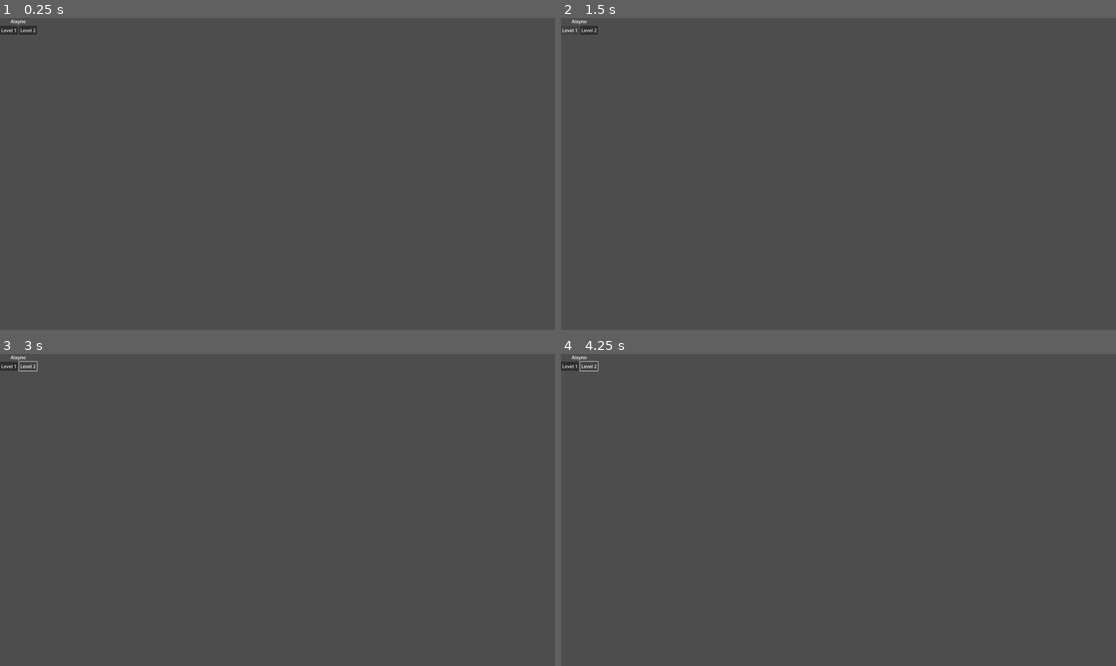
Above: before the commit, frames 1-4 (two rows, left to right).
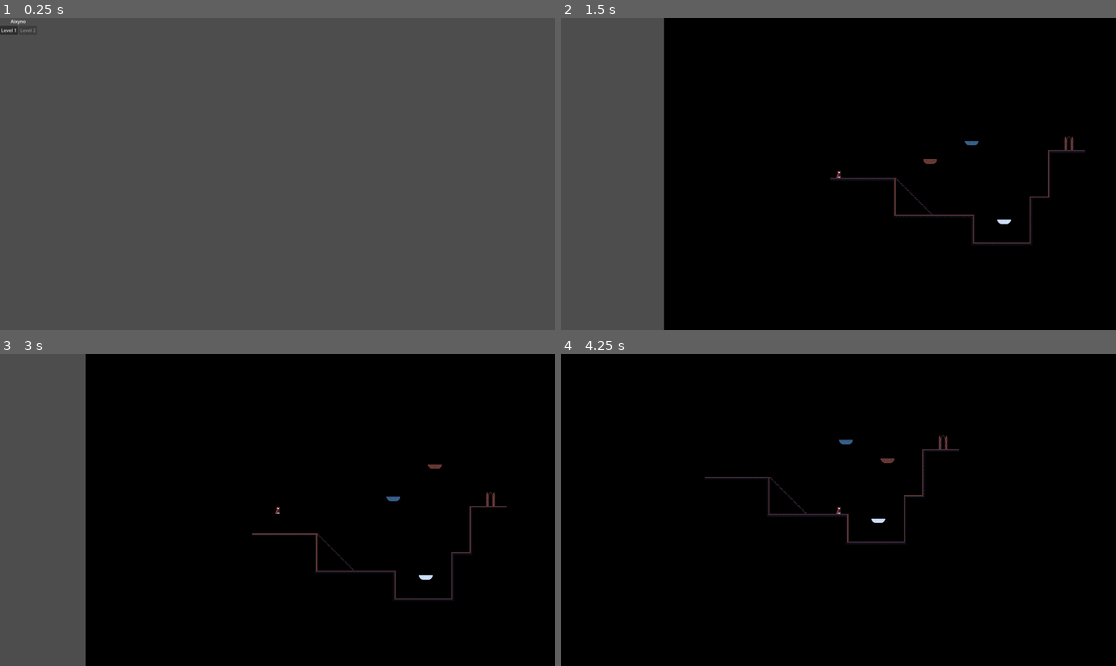
Above: after the commit, the same moments.

Repository: Pafnaffan/Mirror
Game: Godot game, scene res://scene/menu.tscn
Same seed, same stepped clock (60 frames per second), same inputs: the game is played once before the commit and once after it.
Inputs (mouse positions are in pixels of both pictures, inside the frame that each line leads up to):
- Up to frame 1 (0.25 s): no input
- Up to frame 2 (1.5 s): click "Level 1" at 0.5 s; click (572, 30) at 1.25 s, where only the run before the commit has a clickable "Level 1"
- Up to frame 3 (3 s): click (27, 366) at 2 s, where only the run before the commit has a clickable "Level 2"; tap Enter (ui_accept) at 2.75 s; hold Right (ui_right) from 2.78 s (still down); tap 3 (flip_diagonal) at 2.85 s
- Up to frame 4 (4.25 s): keep holding Right (ui_right); tap Enter (ui_accept) at 3.02, 3.77 s; tap 1 (flip_horizontal) at 3.6 s

The runs differ from the first frame. In frame 1, less than 0.1% of the frame differs, in the area x 3-7%, y 3-5%; in frame 2, 82%; in frame 3, 85%; in frame 4, 100%, in the area x 0-100%, y 0-100%.
Error before the commit: Parse Error: Value of type "int" cannot be assigned to a variable of type "WorldId". (res://level_manager.gd:9)

Commit message:
Made level 2 work

Diff:
--- a/mirror-onyxia/level_manager.gd
+++ b/mirror-onyxia/level_manager.gd
@@ -6,7 +6,7 @@
 func complete_level() -> void:
 	if current_level >= levels_unlocked:
 		levels_unlocked += 1
-	WorldManager.current_world = 0b00
+	WorldManager.current_world = WorldManager.WorldId.new()
 	go_to_next_level()
 
 func go_to_next_level() -> void:
@@ -16,7 +16,7 @@
 func go_to_level(level: int) -> void:
 	if level <= levels_unlocked:
 		current_level = level
-		WorldManager.current_world = 0b00
+		WorldManager.current_world = WorldManager.WorldId.new()
 		get_tree().change_scene_to_file("res://scene/platformer/platformer_level_" + str(level) + ".tscn")
 
 func go_to_menu() -> void:
--- a/mirror-onyxia/scene/platformer/platformer_level_2.tscn
+++ b/mirror-onyxia/scene/platformer/platformer_level_2.tscn
@@ -9,15 +9,23 @@
 
 [node name="TileMapPlatform_Original" parent="." index="1" unique_id=1613833232]
 tile_map_data = PackedByteArray("AAAUABQAAAANAAAAAAAVABQAAAAOAAAAAAAWABQAAAAPAAAAAAA=")
+select_axis = Array[int]([0, 1])
+select_axis_states = Array[bool]([false, false])
 
 [node name="TileMapPlatform_Horizontal" parent="." index="2" unique_id=753778054]
 tile_map_data = PackedByteArray("AAAUAAkAAAANAAAAAAAVAAkAAAAOAAAAAAAWAAkAAAAPAAAAAAA=")
+select_axis = Array[int]([0, 1])
+select_axis_states = Array[bool]([false, true])
 
 [node name="TileMapPlatform_Vertical" parent="." index="3" unique_id=389297498]
 tile_map_data = PackedByteArray("AAAmABQAAAANAAAAAAAnABQAAAAOAAAAAAAoABQAAAAPAAAAAAA=")
+select_axis = Array[int]([0, 1])
+select_axis_states = Array[bool]([true, false])
 
 [node name="TileMapPlatform_Diagonal" parent="." index="4" unique_id=1392982419]
 tile_map_data = PackedByteArray("AAAmAAkAAAANAAAAAAAoAAkAAAAPAAAAAAAnAAkAAAAOAAAAAAA=")
+select_axis = Array[int]([0, 1])
+select_axis_states = Array[bool]([true, true])
 
 [node name="onyxia_platformer" parent="." index="5" unique_id=339428091]
 position = Vector2(27, 369)
--- a/mirror-onyxia/script/platformer/platform.gd
+++ b/mirror-onyxia/script/platformer/platform.gd
@@ -1,27 +1,17 @@
 extends StaticBody2D
 
-enum WorldState {
-	ORIGINAL = 1,
-	VERTICAL = 2,
-	HORIZONTAL = 4,
-	DIAGONAL = 8,
-	ALWAYS = 15
-}
+@export var select_axis: Array[int] = []
+@export var select_axis_states: Array[bool] = []
 
-@export var world_mask: WorldState = WorldState.ALWAYS
+var world_mask: WorldManager.WorldsSet = WorldManager.WorldsSet.from_axis_lists(select_axis, select_axis_states)
 
 func _ready() -> void:
 	add_to_group("platforms")
 	WorldManager.world_changed.connect(update_state)
 	update_state(WorldManager.current_world)
 
-func update_state(new_world: int):
-	match world_mask:
-		WorldState.ORIGINAL : set_active(new_world == 0b00)
-		WorldState.VERTICAL : set_active(new_world == 0b01)
-		WorldState.HORIZONTAL : set_active(new_world == 0b10)
-		WorldState.DIAGONAL : set_active(new_world == 0b11)
-		WorldState.ALWAYS : set_active(true)
+func update_state(new_world: WorldManager.WorldId):
+	set_active(world_mask.matches(new_world))
 
 func set_active(is_active: bool) -> void:
 	visible = is_active
--- a/mirror-onyxia/script/platformer/tilemap_layer.gd
+++ b/mirror-onyxia/script/platformer/tilemap_layer.gd
@@ -10,13 +10,7 @@
 var containing_worlds: WorldManager.WorldsSet
 
 func _ready() -> void:
-	# Si cette assertion claque, c'est qu'il n'y a pas de correspondance entre
-	# select_axis et select_axis_states
-	assert(select_axis.size() == select_axis_states.size())
-	containing_worlds = WorldManager.WorldsSet.all_worlds()
-	for i in range(select_axis.size()):
-		containing_worlds.take_half(WorldManager.AxisId.from_axis_num(select_axis[i]), select_axis_states[i])
-
+	containing_worlds = WorldManager.WorldsSet.from_axis_lists(select_axis, select_axis_states)
 	WorldManager.world_changed.connect(update_state)
 	update_state(WorldManager.current_world)
 
--- a/mirror-onyxia/world_manager.gd
+++ b/mirror-onyxia/world_manager.gd
@@ -49,7 +49,6 @@
 		id ^= flip.mask
 
 
-
 class WorldsSet:
 	var mask: int
 	var worlds: int
@@ -61,6 +60,15 @@
 		res.worlds = 0
 		return res
 
+	static func from_axis_lists(select_axis: Array[int], select_axis_states: Array[bool]) -> WorldsSet:
+		# Si cette assertion claque, c'est qu'il n'y a pas de correspondance
+		# entre les numéros d'axes et leur état
+		assert(select_axis.size() == select_axis_states.size())
+		var res: WorldsSet = all_worlds()
+		for i in range(select_axis.size()):
+			res.take_half(AxisId.from_axis_num(select_axis[i]), select_axis_states[i])
+		return res
+
 	func take_half(axis: AxisId, flipped: bool):
 		mask |= axis.mask()
 		worlds |= axis.axis_state(flipped)
